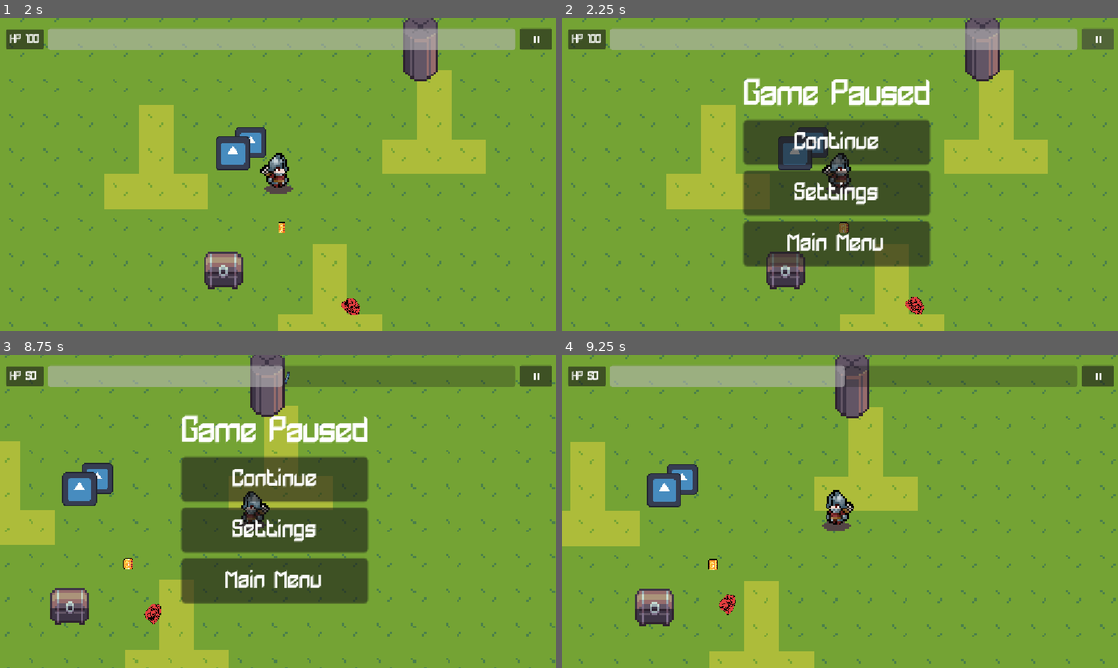
Above: before the commit, frames 1-4 (two rows, left to right).
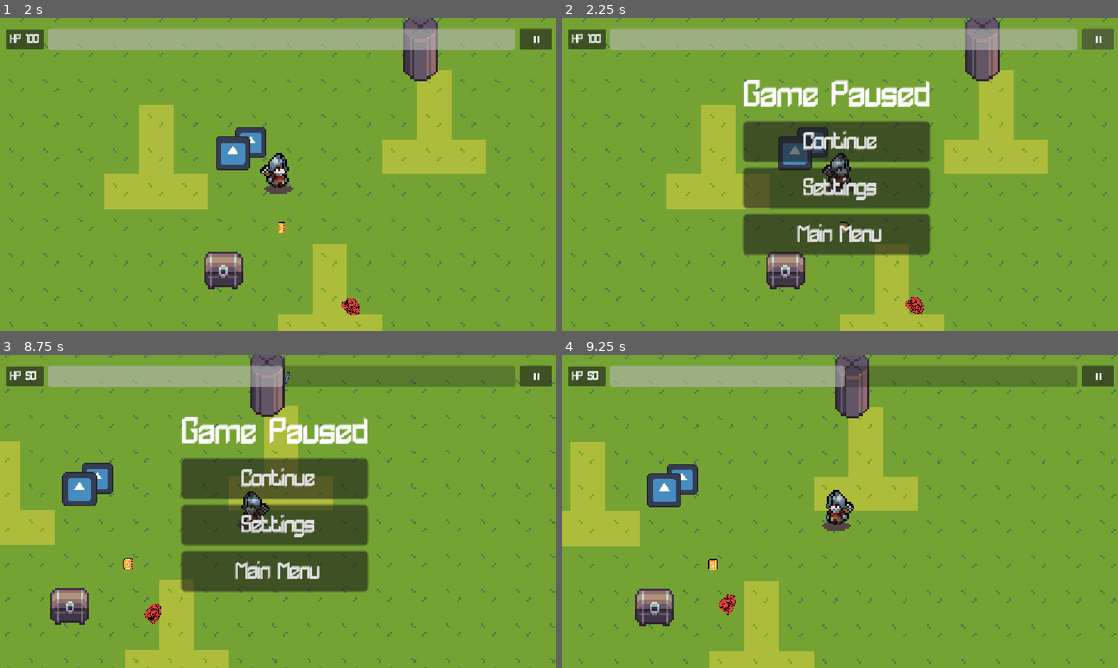
Above: after the commit, the same moments.

Repository: whyfren/HavenJakartaPrepare
Game: Godot game, scene res://UI/Menu.tscn
Two runs of this game, one before a commit and one after it. Both use one fixed random seed, a clock stepped at 60 frames per second and the inputs below. The engine's default icon, where the game draws it, is replaced by a stand-in: a white triangle on a blue panel in a dark square.
Inputs:
- Up to frame 1 (2 s): click "Settings" at 0.5 s; click "Start" at 1.25 s
- Up to frame 2 (2.25 s): click "⏸" at 2 s
- Up to frame 3 (8.75 s): click "Settings" at 2.75 s; click "Main Menu" at 3.5 s; click "Start" at 4.25 s; tap Enter (ui_accept) at 5, 5.27, 6.02, 7.52, 8.27 s; hold D (right) 5.03-5.78 s; hold S (down) 5.78-6.53 s; hold D (right) 6.53-7.28 s; hold W (up) 7.28-8.03 s; hold A (left) from 8.03 s (still down); tap Escape (esc) at 8.65 s
- Up to frame 4 (9.25 s): release A (left) at 8.75 s; click "Continue" at 8.75 s

Frame 1 is identical in both runs. In frame 2, 6.9% of the frame differs, in the area x 32-67%, y 19-80%; in frame 3, 7.0%; in frame 4, nothing differs.

Commit message:
fixing button texture

Diff:
--- a/UI/pause_menu.tscn
+++ b/UI/pause_menu.tscn
@@ -35,48 +35,18 @@
 
 [node name="Continue" type="Button" parent="CenterContainer/VBoxContainer" unique_id=1642153492]
 layout_mode = 2
-text = " "
-
-[node name="ContinueTitle" type="Label" parent="CenterContainer/VBoxContainer/Continue" unique_id=518000804]
-layout_mode = 0
-offset_left = -0.3333332
-offset_top = 1.0000025
-offset_right = 128.33334
-offset_bottom = 29.999998
-theme_override_fonts/font = SubResource("FontVariation_6rryj")
-text = "Continue"
-horizontal_alignment = 1
-vertical_alignment = 1
+theme_override_fonts/font = ExtResource("2_jfm1e")
+text = " Continue"
 
 [node name="Settings" type="Button" parent="CenterContainer/VBoxContainer" unique_id=371464684]
 layout_mode = 2
-text = " "
-
-[node name="SettingsTitle" type="Label" parent="CenterContainer/VBoxContainer/Settings" unique_id=1462249555]
-layout_mode = 0
-offset_left = -0.33333334
-offset_top = 1.0
-offset_right = 129.00002
-offset_bottom = 29.999996
-theme_override_fonts/font = SubResource("FontVariation_6rryj")
-text = "Settings"
-horizontal_alignment = 1
-vertical_alignment = 1
+theme_override_fonts/font = ExtResource("2_jfm1e")
+text = " Settings"
 
 [node name="Main Menu" type="Button" parent="CenterContainer/VBoxContainer" unique_id=957162855]
 layout_mode = 2
-text = " "
-
-[node name="MenuTitle" type="Label" parent="CenterContainer/VBoxContainer/Main Menu" unique_id=1918907217]
-layout_mode = 0
-offset_left = -0.6666667
-offset_top = 1.0000038
-offset_right = 128.66666
-offset_bottom = 30.0
-theme_override_fonts/font = SubResource("FontVariation_6rryj")
-text = "Main Menu"
-horizontal_alignment = 1
-vertical_alignment = 1
+theme_override_fonts/font = ExtResource("2_jfm1e")
+text = " Main Menu"
 
 [connection signal="pressed" from="CenterContainer/VBoxContainer/Continue" to="." method="_on_continue_pressed"]
 [connection signal="pressed" from="CenterContainer/VBoxContainer/Main Menu" to="." method="_on_main_menu_pressed"]
